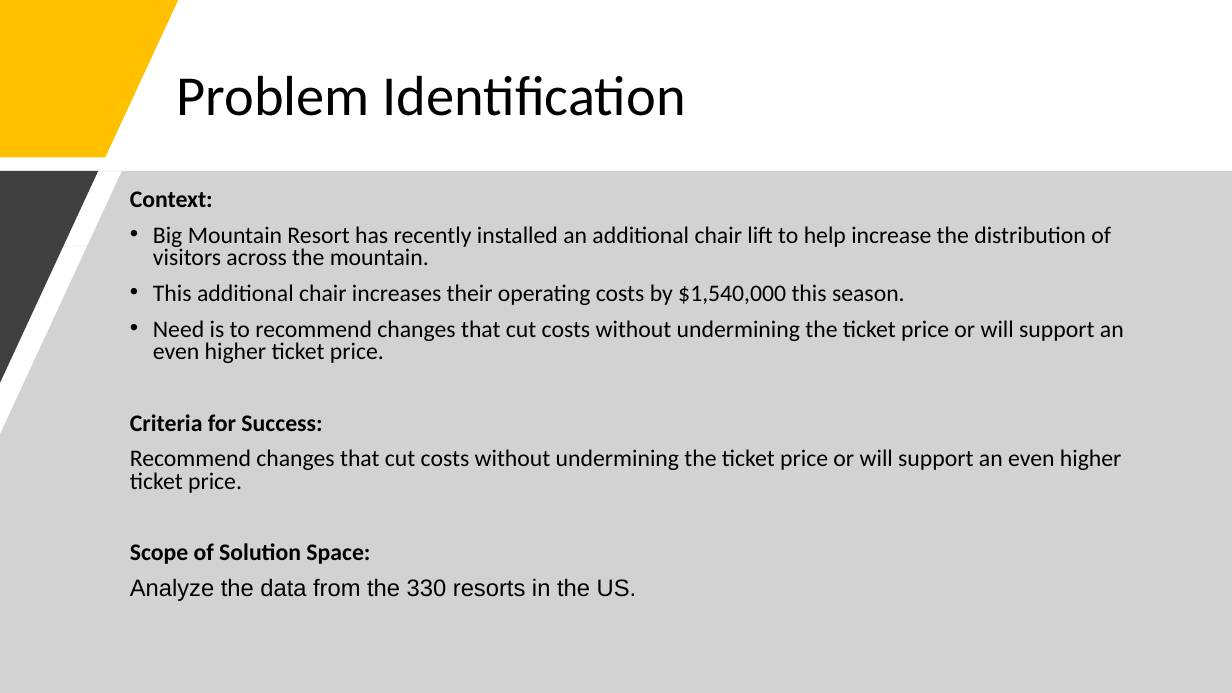
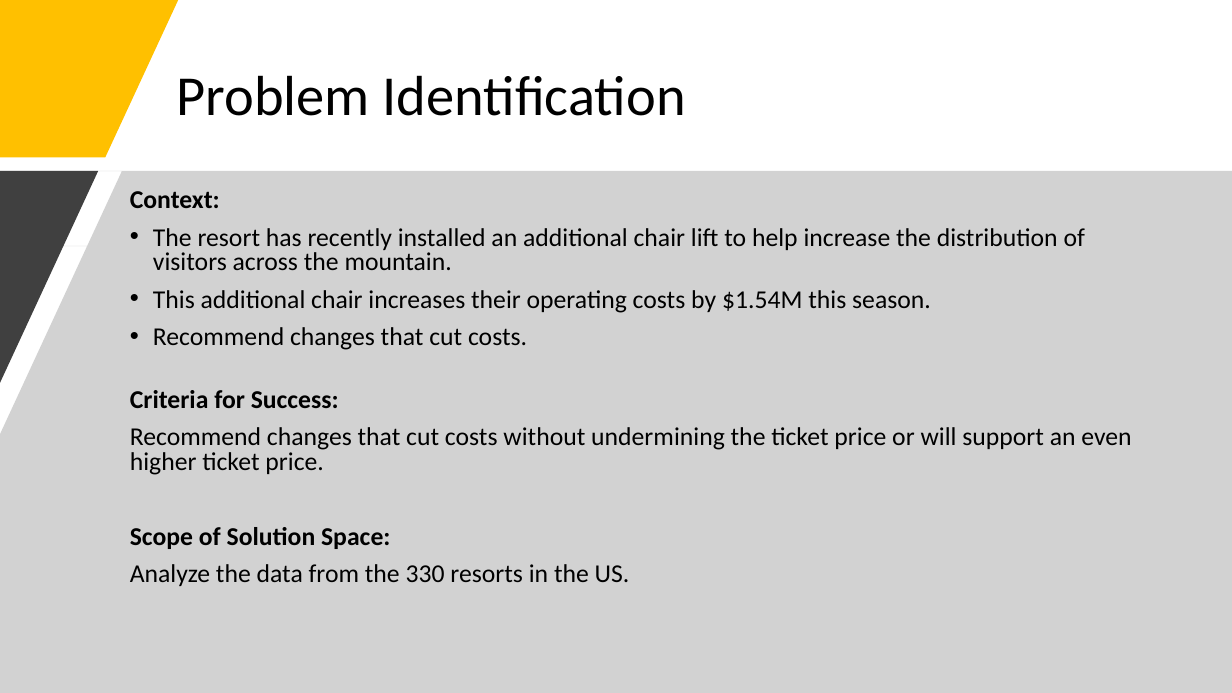
Before and after one commit to Shruti06Oct/DataScienceGuidedCapstone, a slide deck: slide 2 of Big Mountain Case Study.pptx. Drawn at 1232x693 pixels with LibreOffice and Linux fonts; fonts in the diff are those of the drawing. Boxes give left, top, right and bottom in pixels: in the first picture for what was removed or moved away, otherwise in the second. Text is boxed around its words. In the diff, an @@ line names an element or a change of style, - is before the commit and + after.

```diff
--- a/Big Mountain Case Study.pptx
+++ b/Big Mountain Case Study.pptx
@@ text at box(130, 191, 1131, 586): size 18.5 to 20 pt in "Context:", "Criteria for Success:", "Recommend changes that cut costs without undermining ...", "Scope of Solution Space:" and 1 more places; font Arial to Calibri in "Analyze the data from the 330 resorts ..." @@
@@ text at box(153, 228, 1085, 350): text changed; size 18.5 to 20 pt @@
-• Big Mountain Resort has recently installed an additional chair lift to help increase the distribution of visitors across the mountain.
-• This additional chair increases their operating costs by $1,540,000 this season.
-• Need is to recommend changes that cut costs without undermining the ticket price or will support an even higher ticket price.
+• The resort has recently installed an additional chair lift to help increase the distribution of visitors across the mountain.
+• This additional chair increases their operating costs by $1.54M this season.
+• Recommend changes that cut costs.
```
Also in this commit, not shown: 6 other slides changed, 2 slides added.
